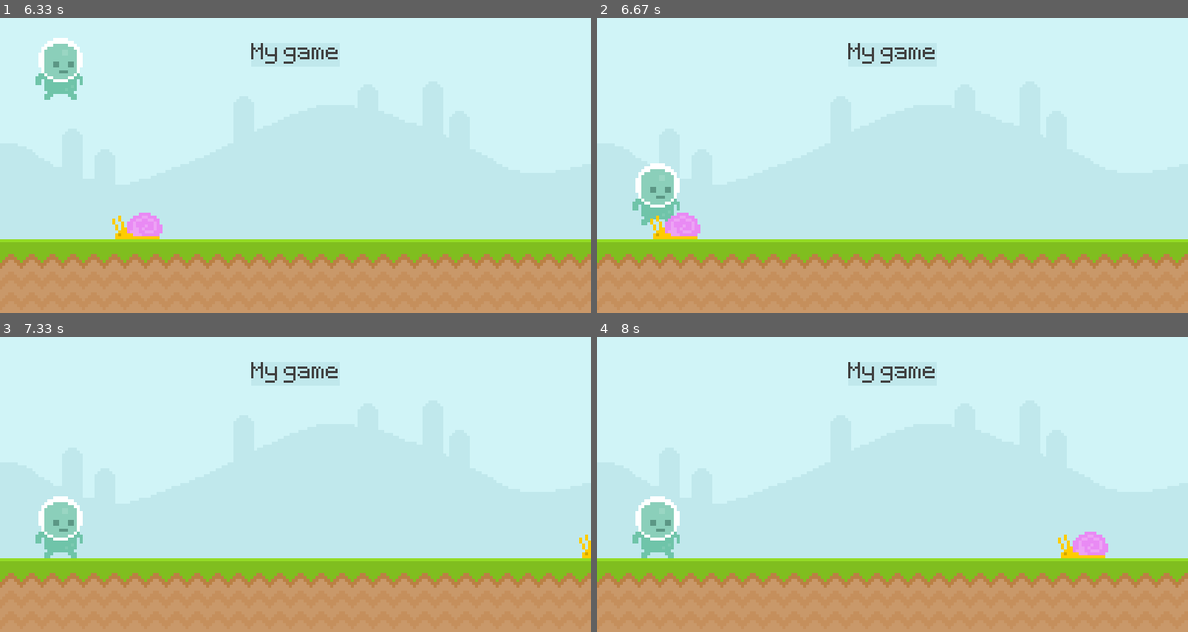
Above: before the commit, frames 1-4 (two rows, left to right).
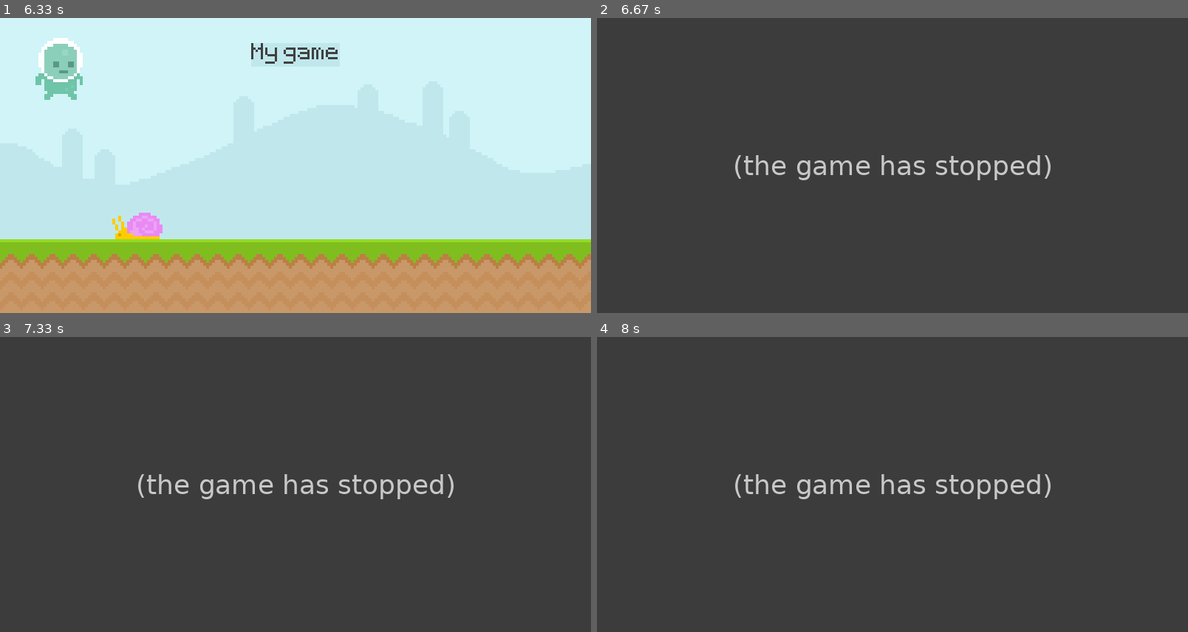
Above: after the commit, the same moments.

Repository: bstew794/PyGame_Tutorial
Game: pygame game, started from Runner.py
Same seed, same stepped clock (60 frames per second), same inputs: the game is played once before the commit and once after it.
Inputs (mouse positions are in pixels of both pictures, inside the frame that each line leads up to):
- Up to frame 1 (6.33 s): click (59, 206) at 0.38 s; click (59, 206) at 1.22 s; tap Enter at 2, 2.83 s; click (59, 206) at 3.72 s; tap Space at 4.5, 4.9, 5.2, 5.73, 6.03 s
- Up to frame 2 (6.67 s): no input
- Up to frame 3 (7.33 s): no input
- Up to frame 4 (8 s): no input

Frame 1 is identical in both runs. In frame 2, 100% of the frame differs, in the area x 0-100%, y 0-100%; in frame 3, 100%; in frame 4, 100%.
After the commit the program exited at 6.65 s; later frames show no game.

Commit message:
Added snail collision game over

Diff:
--- a/Runner.py
+++ b/Runner.py
@@ -92,7 +92,8 @@
 
     # Manage player collision with snails
     if play_rect.colliderect(snal_rect):
-       print('collision')
+       pygame.quit()
+       exit()
 
     # update the visual aspects of the game for each loop
     pygame.display.update()
